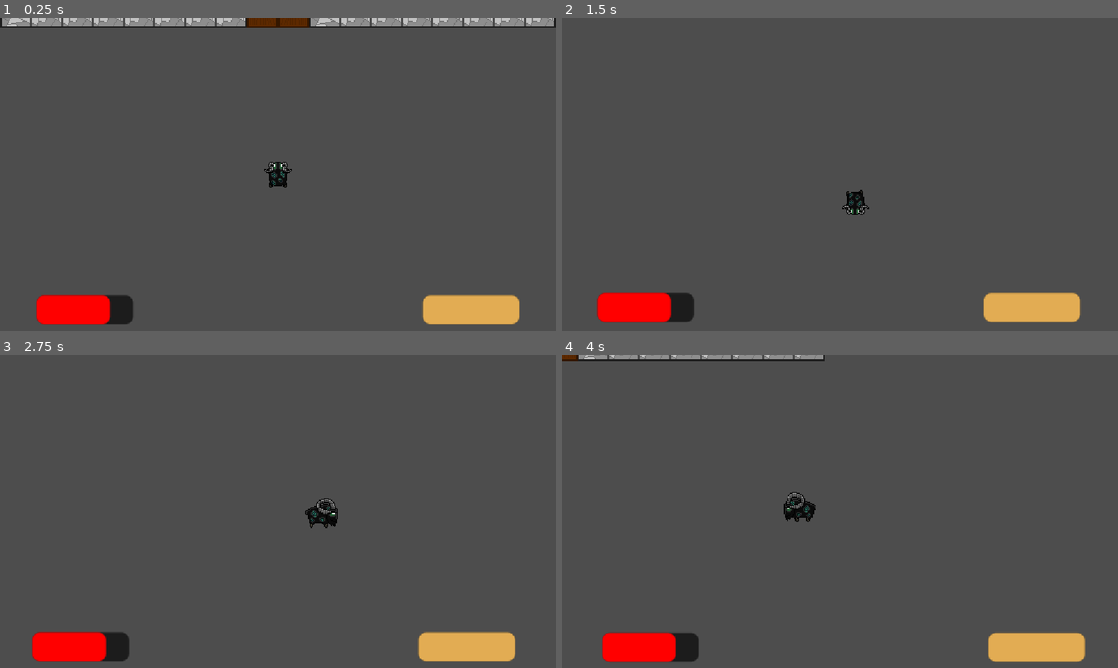
Above: before the commit, frames 1-4 (two rows, left to right).
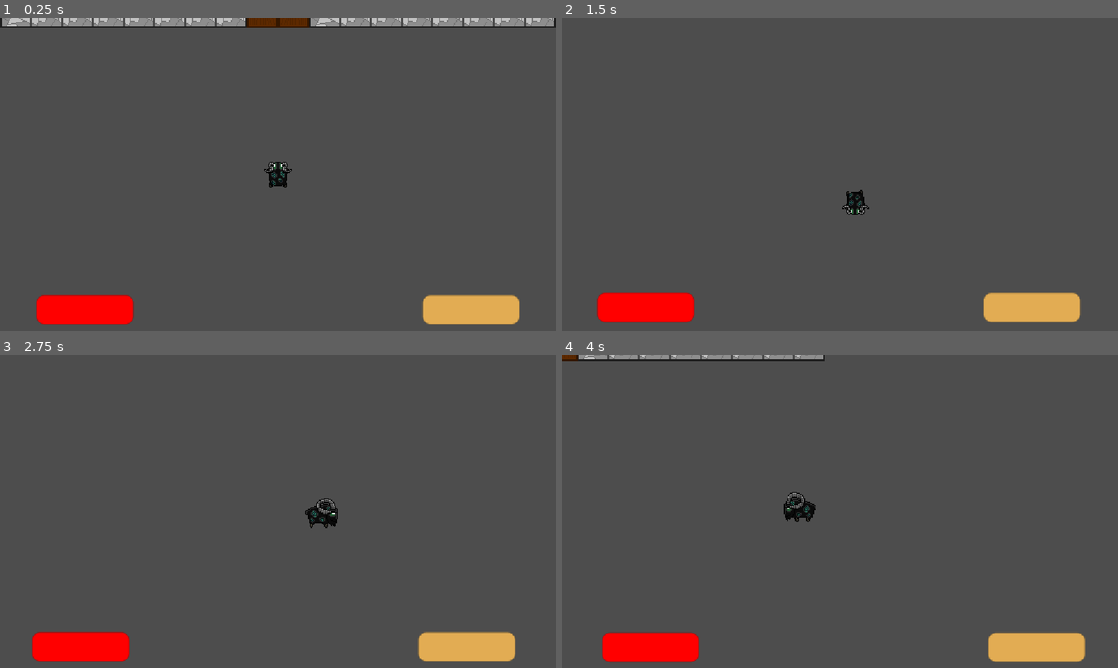
Above: after the commit, the same moments.

Repository: Jagdoggo/Godot-Wild-Jam-Game
Game: Godot game, scene res://castle.tscn
Two runs of this game, one before a commit and one after it. Both use one fixed random seed, a clock stepped at 60 frames per second and the inputs below.
Inputs:
- Up to frame 1 (0.25 s): no input
- Up to frame 2 (1.5 s): tap Enter at 0.5 s; hold D (Right) 0.53-1.28 s; hold S (Down) from 1.28 s (still down)
- Up to frame 3 (2.75 s): release S (Down) at 2.03 s; hold D (Right) from 2.03 s (still down)
- Up to frame 4 (4 s): release D (Right) at 2.78 s; hold W (Up) 2.78-3.53 s; hold A (Left) from 3.53 s (still down)

The runs differ from the first frame. In frame 1, 0.4% of the frame differs, in the area x 18-25%, y 88-98%; in frame 2, 0.4%; in frame 3, 0.4%; in frame 4, 0.4%.

Commit message:
Added killing
WITH EXTRA DEATH

Diff:
--- /dev/null
+++ b/kill_particles.gd
@@ -0,0 +1,4 @@
+extends CPUParticles2D
+
+func _on_finished() -> void:
+	queue_free()
--- /dev/null
+++ b/kill_particles.tscn
@@ -0,0 +1,39 @@
+[gd_scene format=3 uid="uid://dqbgyclq2r5al"]
+
+[ext_resource type="Script" uid="uid://d46vsvvgpp4t" path="res://kill_particles.gd" id="1_ieos7"]
+
+[sub_resource type="CanvasItemMaterial" id="CanvasItemMaterial_jv83a"]
+light_mode = 1
+
+[sub_resource type="Gradient" id="Gradient_pylmc"]
+offsets = PackedFloat32Array(0, 0.999, 1)
+colors = PackedColorArray(0.2520276, 0.25202766, 0.25202763, 1, 0.2520276, 0.25202766, 0.25202763, 1, 1, 1, 1, 0)
+
+[sub_resource type="GradientTexture2D" id="GradientTexture2D_ieos7"]
+gradient = SubResource("Gradient_pylmc")
+width = 16
+height = 16
+fill = 1
+fill_from = Vector2(0.5, 0.5)
+fill_to = Vector2(1, 0.5)
+
+[sub_resource type="Curve" id="Curve_47p42"]
+_data = [Vector2(0, 1), 0.0, 0.0, 0, 0, Vector2(1, 0), 0.0, 0.0, 0, 0]
+point_count = 2
+
+[node name="Kill Particles" type="CPUParticles2D" unique_id=1665544760]
+texture_filter = 1
+material = SubResource("CanvasItemMaterial_jv83a")
+emitting = false
+amount = 32
+texture = SubResource("GradientTexture2D_ieos7")
+one_shot = true
+explosiveness = 1.0
+spread = 180.0
+gravity = Vector2(0, 0)
+initial_velocity_min = 250.0
+initial_velocity_max = 250.0
+scale_amount_curve = SubResource("Curve_47p42")
+script = ExtResource("1_ieos7")
+
+[connection signal="finished" from="." to="." method="_on_finished"]
--- a/melee_enemy.gd
+++ b/melee_enemy.gd
@@ -1,7 +1,9 @@
 extends CharacterBody2D
 
 @export var speed : float = 100
+@export var damage : float = 25
 @export var target : CharacterBody2D
+@export var kill_particles : PackedScene
 
 @onready var navigation_agent_2d: NavigationAgent2D = $NavigationAgent2D
 @onready var animated_sprite_2d: AnimatedSprite2D = $AnimatedSprite2D
@@ -47,4 +49,12 @@
 	if animated_sprite_2d.animation == "attack" and animated_sprite_2d.frame == 14:
 		for body in attack_area.get_overlapping_bodies():
 			if body.name == "Player":
-				get_tree().reload_current_scene()
+				body.health -= damage
+
+func _on_ram_area_body_entered(body: Node2D) -> void:
+	if body.name == "Player" and body.inputC:
+		var particles = kill_particles.instantiate()
+		particles.position = position
+		get_parent().add_child(particles)
+		particles.emitting = true
+		queue_free()
--- a/melee_enemy.tscn
+++ b/melee_enemy.tscn
@@ -2,6 +2,7 @@
 
 [ext_resource type="Script" uid="uid://b2a74i7nlsxgv" path="res://melee_enemy.gd" id="1_vn61j"]
 [ext_resource type="Texture2D" uid="uid://dr46q0t5k0o6i" path="res://Assets/Enemies/Bat-tle Boi/Attack/Bat-tleBoiAttack1 - Copy.png" id="2_1crab"]
+[ext_resource type="PackedScene" uid="uid://dqbgyclq2r5al" path="res://kill_particles.tscn" id="2_2vxer"]
 [ext_resource type="Texture2D" uid="uid://binuooytfm30f" path="res://Assets/Enemies/Bat-tle Boi/Attack/Bat-tleBoiAttack1.png" id="3_2vxer"]
 [ext_resource type="Texture2D" uid="uid://b0swgl2i3kork" path="res://Assets/Enemies/Bat-tle Boi/Attack/Bat-tleBoiAttack2.png" id="4_a6w64"]
 [ext_resource type="Texture2D" uid="uid://2nr5g28b54fi" path="res://Assets/Enemies/Bat-tle Boi/Attack/Bat-tleBoiAttack3.png" id="5_s84bq"]
@@ -121,7 +122,7 @@
 }],
 "loop": 0,
 "name": &"attack",
-"speed": 15.0
+"speed": 45.0
 }, {
 "frames": [{
 "duration": 1.0,
@@ -232,11 +233,15 @@
 
 [sub_resource type="CircleShape2D" id="CircleShape2D_sc62p"]
 radius = 64.0
+
+[sub_resource type="CircleShape2D" id="CircleShape2D_1crab"]
+radius = 37.054016
 
 [node name="Melee Enemy" type="CharacterBody2D" unique_id=1229802981]
 collision_layer = 2
 collision_mask = 2
 script = ExtResource("1_vn61j")
+kill_particles = ExtResource("2_2vxer")
 
 [node name="NavigationAgent2D" type="NavigationAgent2D" parent="." unique_id=197445952]
 target_desired_distance = 50.0
@@ -245,7 +250,9 @@
 texture_filter = 1
 position = Vector2(11, 1)
 sprite_frames = SubResource("SpriteFrames_5xaec")
-animation = &"walk down"
+animation = &"attack"
+frame = 21
+frame_progress = 1.0
 
 [node name="CollisionShape2D" type="CollisionShape2D" parent="." unique_id=1706200852]
 shape = SubResource("CircleShape2D_5xaec")
@@ -255,5 +262,11 @@
 [node name="CollisionShape2D" type="CollisionShape2D" parent="Attack Area" unique_id=515109824]
 shape = SubResource("CircleShape2D_sc62p")
 
+[node name="Ram Area" type="Area2D" parent="." unique_id=1651850762]
+
+[node name="CollisionShape2D" type="CollisionShape2D" parent="Ram Area" unique_id=356756325]
+shape = SubResource("CircleShape2D_1crab")
+
 [connection signal="animation_finished" from="AnimatedSprite2D" to="." method="_on_animated_sprite_2d_animation_finished"]
 [connection signal="frame_changed" from="AnimatedSprite2D" to="." method="_on_animated_sprite_2d_frame_changed"]
+[connection signal="body_entered" from="Ram Area" to="." method="_on_ram_area_body_entered"]
--- a/player.gd
+++ b/player.gd
@@ -9,6 +9,7 @@
 
 var inputC : bool
 var stamina : float = 100
+var health : float = 100
 var ran_out_of_stamina : bool = false
 var bar_pos_stam : Vector2
 var bar_pos_health : Vector2
@@ -53,7 +54,10 @@
 	if stamina < 0:
 		stamina = 0
 		ran_out_of_stamina = true
+	if health <= 0:
+		get_tree().reload_current_scene()
 	stamina_bar.value = stamina
+	health_bar.value = health
 	move_and_slide()
 
 func _process(delta: float) -> void:
--- a/player.tscn
+++ b/player.tscn
@@ -160,6 +160,7 @@
 animation = &"walk up"
 
 [node name="Camera2D" type="Camera2D" parent="." unique_id=1981915947]
+ignore_rotation = false
 zoom = Vector2(2, 2)
 position_smoothing_enabled = true
 
--- a/room.gd
+++ b/room.gd
@@ -6,3 +6,4 @@
 @export var connects_d : bool = true
 @export var connects_l : bool = true
 @export var connects_r : bool = true
+@export var is_loot_room : bool = false
Not shown, added: kill_particles.gd.uid
